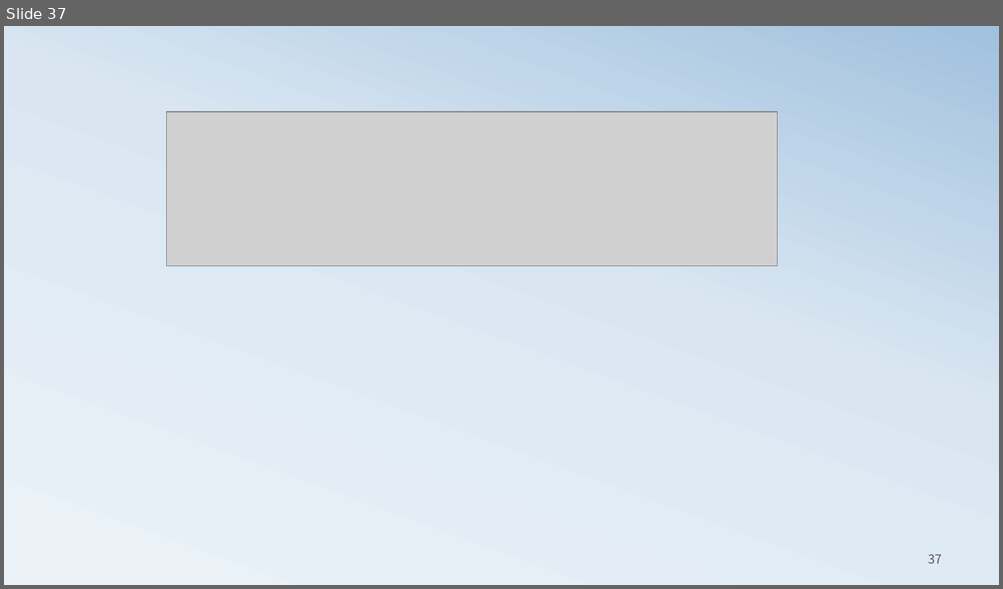
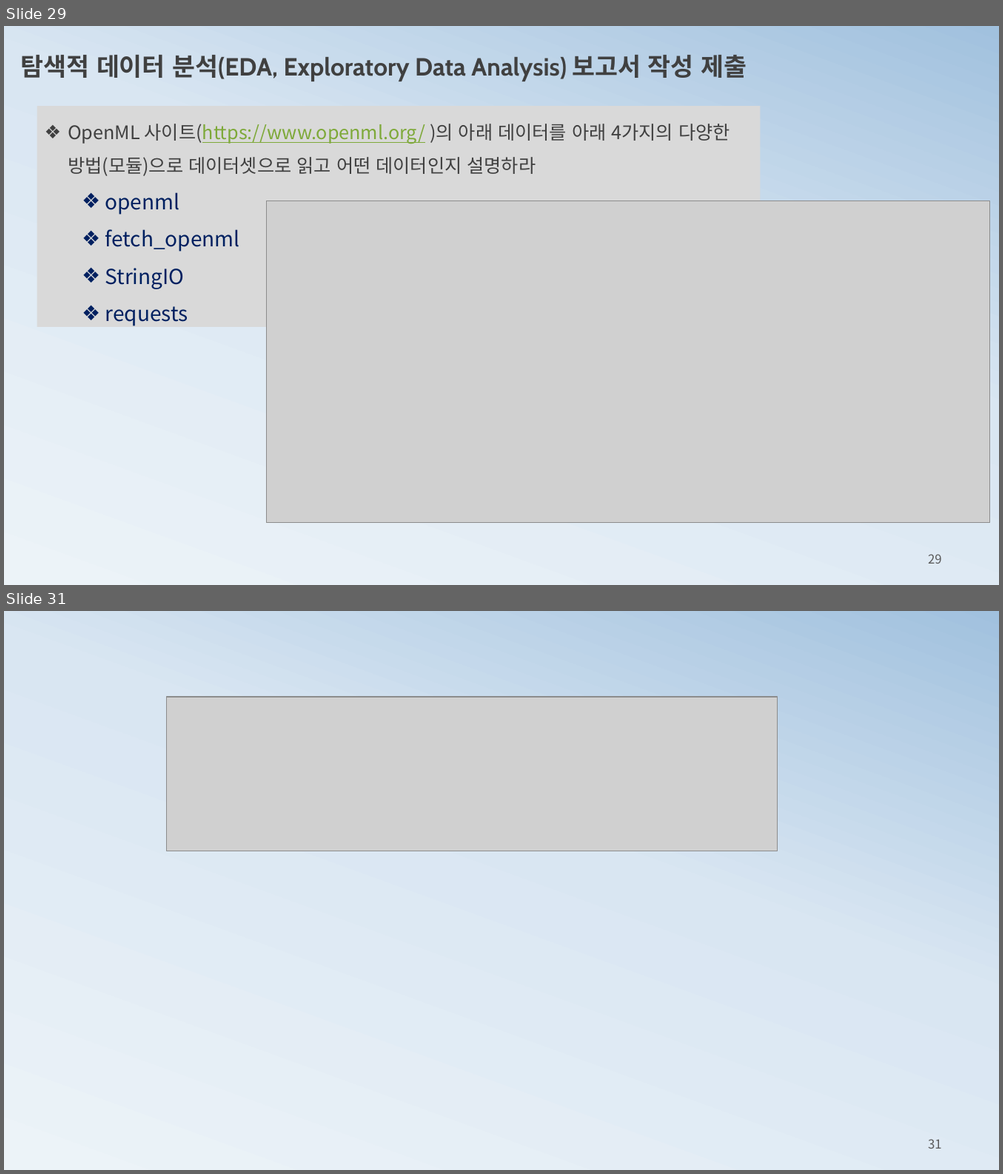
Before and after one commit to ancestor9/mathematics-for-machine-learning, a slide deck: 1_statistics for machine learning.pptx. Shown one above the other, each under a label of ours: slide 37 before the commit, slides 29 and 31 after it; the slides between them are not shown. The pictures are 1003x589 and 1003x1174 pixels, drawn with LibreOffice and Linux fonts; fonts in the diff are those of the drawing; grey boxes stand for pictures. Boxes give left, top, right and bottom in pixels: in the first picture for what was removed or moved away, otherwise in the second. Text is boxed around its words. In the diff, an @@ line names an element or a change of style, - is before the commit and + after.

```diff
--- a/1_statistics for machine learning.pptx
+++ b/1_statistics for machine learning.pptx
@@ slide 29 added at <box>4,26,999,585</box>, background gradient #ECF3F8 to #D9E6F2 to #A1C1DE @@
@@ text added at <box>21,55,746,82</box>, 24 pt, text #404040, bold @@
+탐색적 데이터 분석(EDA, Exploratory Data Analysis) 보고서 작성 제출
@@ rectangle added at <box>37,106,760,326</box>, fill #D9D9D9, 18 pt, text #404040 @@
+❖ OpenML 사이트(https://www.openml.org/ )의 아래 데이터를 아래 4가지의 다양한 방법(모듈)으로 데이터셋으로 읽고 어떤 데이터인지 설명하라
+  ❖ openml
+  ❖ fetch_openml
+  ❖ StringIO
+  ❖ requests
@@ picture added at <box>267,201,990,524</box> @@
@@ page number added at <box>928,554,942,564</box>, 12 pt, text #595959 @@
+29
@@ what was slide 37 is now slide 31 @@
@@ page number at <box>928,1139,942,1149</box>: text changed @@
-37
+31
```
Also in this commit, not shown: 5 slides changed, 3 other slides added, 11 slides removed.
